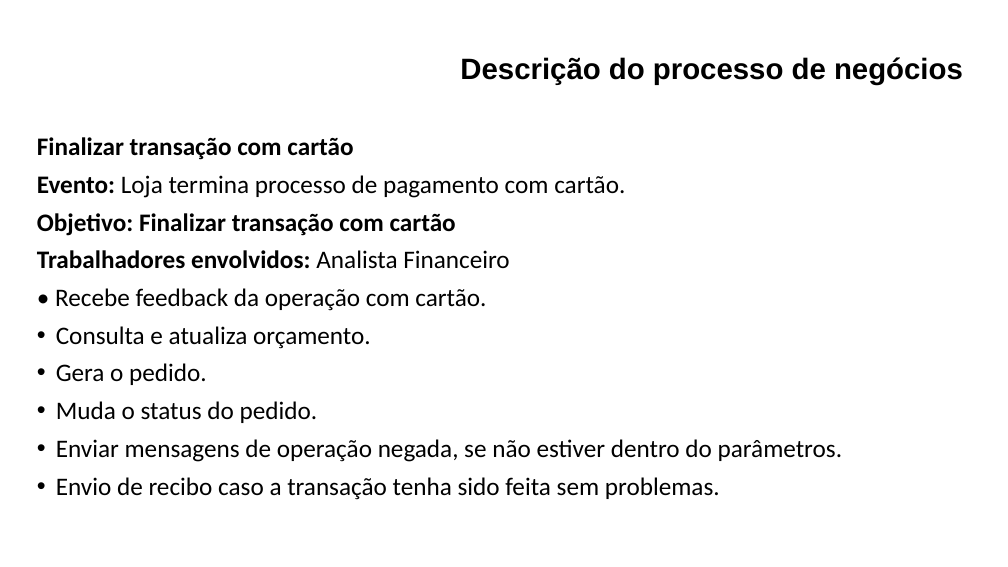
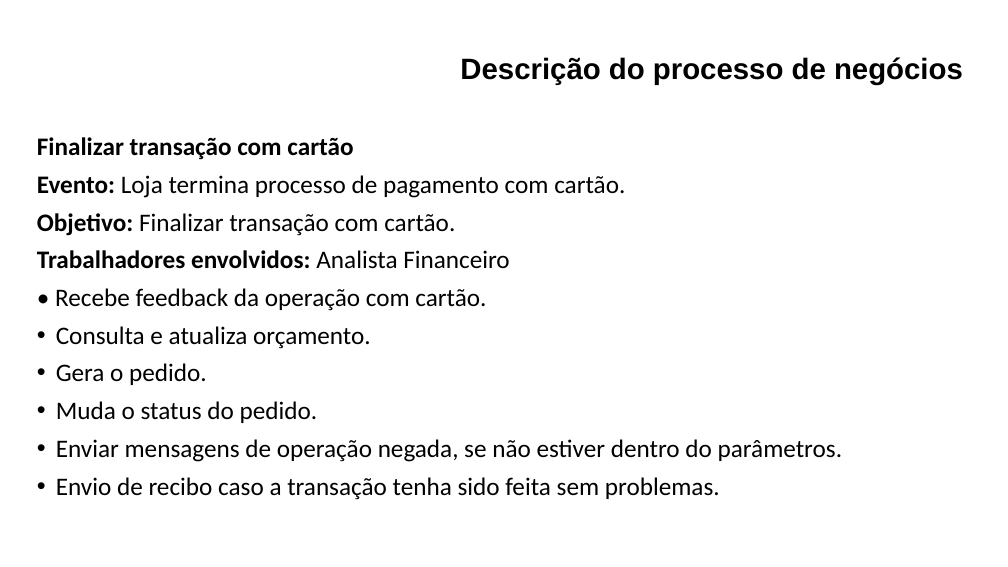
Before and after one commit to maapsystem/MaapSystem, a slide deck: slide 12 of artefatos/18 - Descrição de processos de Negócios.pptx. Drawn at 1008x567 pixels with LibreOffice and Linux fonts; fonts in the diff are those of the drawing. Boxes give left, top, right and bottom in pixels: in the first picture for what was removed or moved away, otherwise in the second. Text is boxed around its words. In the diff, an @@ line names an element or a change of style, - is before the commit and + after.

```diff
--- a/artefatos/18 - Descrição de processos de Negócios.pptx
+++ b/artefatos/18 - Descrição de processos de Negócios.pptx
@@ text at [37,213,455,236]: text changed; bold off @@
-Objetivo: Finalizar transação com cartão
+Objetivo: Finalizar transação com cartão.
```
Also in this commit, not shown: 11 other slides changed, 17 other files.
